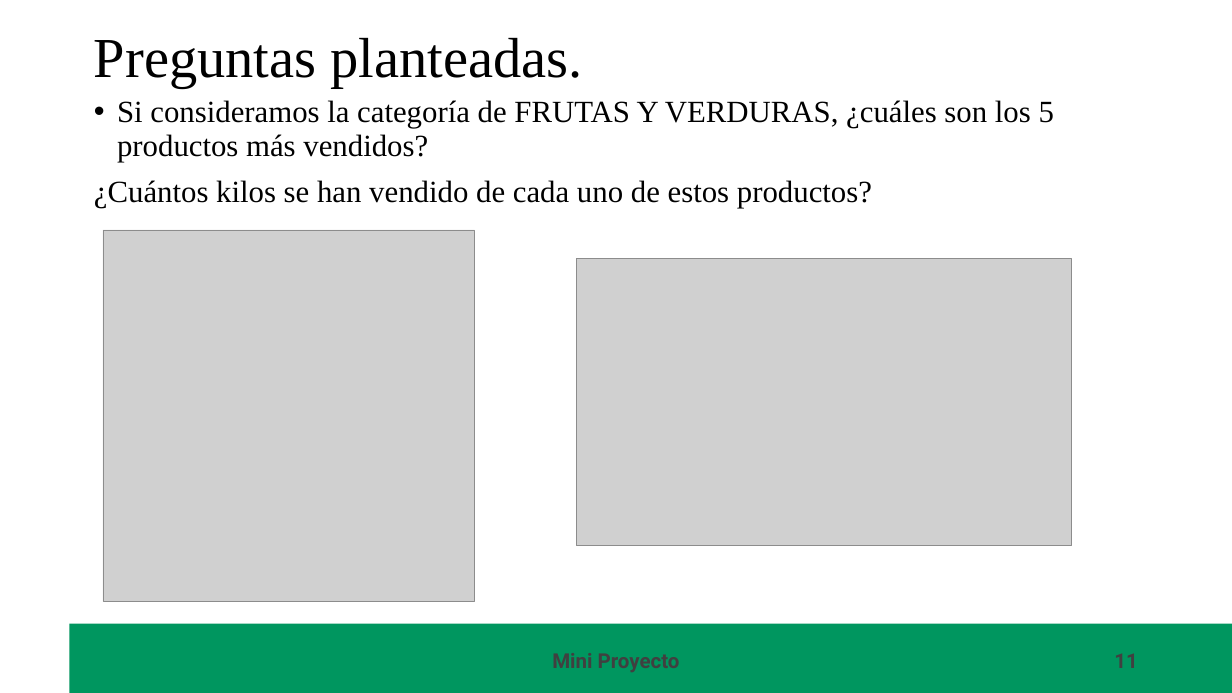
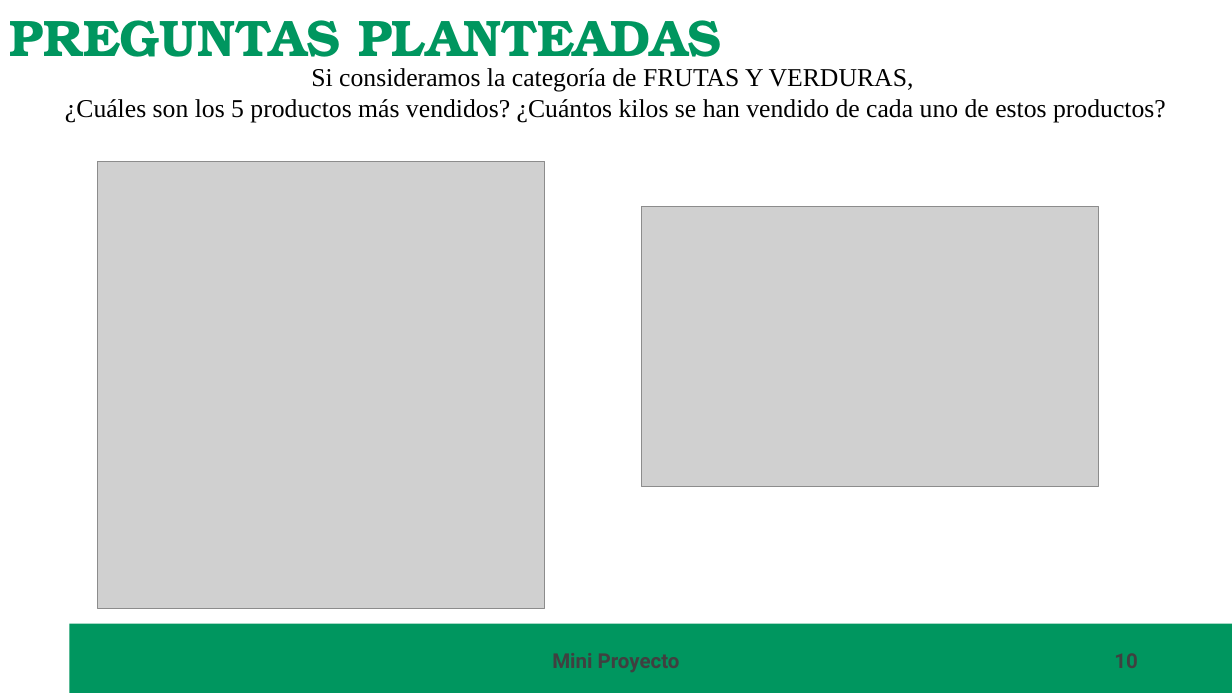
Before and after one commit to carmart4/ProyectoTD2025, a slide deck: slide 10 of presentacion/Presentacion.pptx (slide 11 before the commit). Drawn at 1232x693 pixels with LibreOffice and Linux fonts; fonts in the diff are those of the drawing; grey boxes stand for pictures; background and template pictures are left out. Boxes give left, top, right and bottom in pixels: in the first picture for what was removed or moved away, otherwise in the second. Text is boxed around its words. In the diff, an @@ line names an element or a change of style, - is before the commit and + after.

```diff
--- a/presentacion/Presentacion.pptx
+++ b/presentacion/Presentacion.pptx
@@ text at <box>9,20,721,70</box>: text changed; size 44 to 40 pt; font Times New Roman to TeX Gyre Bonum; text colour #000000 to #00965F; bold on @@
-Preguntas planteadas.
+PREGUNTAS PLANTEADAS
@@ text "Si consideramos la categoría de ..." at <box>65,68,1166,123</box>: vertical alignment top to middle @@
@@ text at <box>65,68,1166,123</box>: text changed; size 24 to 20 pt @@
-• Si consideramos la categoría de FRUTAS Y VERDURAS, ¿cuáles son los 5 productos más vendidos?
-¿Cuántos kilos se han vendido de cada uno de estos productos?
+Si consideramos la categoría de FRUTAS Y VERDURAS,
+¿Cuáles son los 5 productos más vendidos? ¿Cuántos kilos se han vendido de cada uno de estos productos?
@@ picture: place and size @@
-picture at <box>103,230,474,602</box>
+picture at <box>97,161,544,608</box>
@@ picture: place and size @@
-picture at <box>576,259,1071,545</box>
+picture at <box>641,206,1099,486</box>
@@ page number at <box>871,642,1148,679</box>: text changed @@
-11
+10
```
Also in this commit, not shown: 12 other slides changed, 1 slide added, 1 slide removed, 1 other file.
